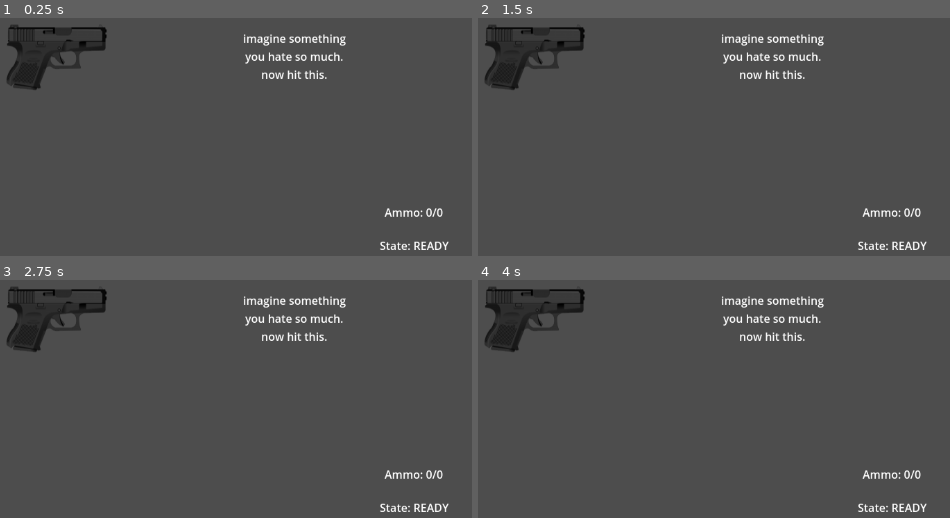
Above: before the commit, frames 1-4 (two rows, left to right).
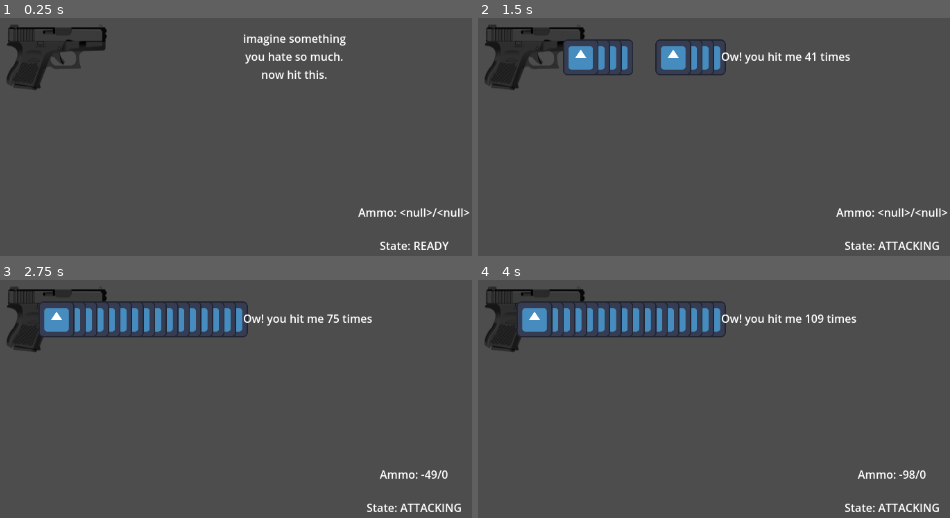
Above: after the commit, the same moments.

Repository: Sparrowworks/Vanguard
Game: Godot game, scene res://test_scene/test_ranged/test_ranged.tscn
Same seed, same stepped clock (60 frames per second), same inputs: the game is played once before the commit and once after it. This scene is started directly instead of the project's main scene. The engine's default icon, where the game draws it, is replaced by a stand-in: a white triangle on a blue panel in a dark square.
Inputs (mouse positions are in pixels of both pictures, inside the frame that each line leads up to):
- Up to frame 1 (0.25 s): no input
- Up to frame 2 (1.5 s): tap Enter at 0.5 s; move the mouse to (728, 29) at 0.52 s; press the mouse at (728, 29) at 0.53 s; tap E (equip) at 0.6 s; tap Space at 1.25 s; move the mouse to (outside the picture) at 1.27 s; release the mouse at (outside the picture) at 1.28 s; click (outside the picture) at 1.35 s
- Up to frame 3 (2.75 s): tap E (equip) at 1.55, 2.1 s; tap Enter at 2 s; move the mouse to (outside the picture) at 2.02 s; press the mouse at (outside the picture) at 2.03 s
- Up to frame 4 (4 s): tap Space at 2.75 s; move the mouse to (511, 403) at 2.77 s; release the mouse at (511, 403) at 2.78 s; click (511, 403) at 2.85 s; tap E (equip) at 3.05, 3.6 s; tap Enter at 3.5 s; move the mouse to (789, 382) at 3.52 s; press the mouse at (789, 382) at 3.53 s

The runs differ from the first frame. In frame 1, 0.5% of the frame differs, in the area x 75-100%, y 79-84%; in frame 2, 5.0%; in frame 3, 6.3%; in frame 4, 6.3%, in the area x 8-98%, y 6-98%.
Error before the commit: Parse Error: Function "shoot()" not found in base self. (res://weapons/pistol/pistol.gd:8)

Commit message:
mag and ammo data emission

Diff:
--- a/blueprints/ranged/ranged.gd
+++ b/blueprints/ranged/ranged.gd
@@ -174,6 +174,13 @@
 #endregion
 
 #region Misc
+func on_weapon_timer_timeout() -> void:
+	collected_data = {
+		"ammo": current_ammo,
+		"mag": current_mag,
+		}
+	super.on_weapon_timer_timeout()
+
 func _string_to_enum(value:String) -> int:
 	match value:
 		"AUTOMATIC": return true
--- a/debugger/debugger.gd
+++ b/debugger/debugger.gd
@@ -9,29 +9,33 @@
 func connect_signals(ranged_weapons:Array[Node]) -> void:
 	for ranged in ranged_weapons:
 		ranged.weapon_ready.connect(debug_weapon_ready)
-		ranged.weapon_firing.connect(debug_weapon_firing)
-		ranged.weapon_reloading.connect(debug_weapon_reloading)
+		ranged.weapon_attacking.connect(debug_weapon_attacking)
+		ranged.weapon_charging.connect(debug_weapon_charging)
+		ranged.weapon_refilling.connect(debug_weapon_refilling)
 		ranged.state_updated.connect(debug_state_updated)
 		ranged.stat_kit_equipped.connect(debug_stat_kit_equipped)
 		ranged.stat_kit_unequipped.connect(debug_stat_kit_unequipped)
 		ranged.emission_kit_equipped.connect(debug_emission_kit_equipped)
 		ranged.reload_mode_changed.connect(debug_reload_mode_changed)
 		ranged.firing_mode_changed.connect(debug_firing_mode_changed)
-		ranged.ranged_timer.timeout.connect(debug_ranged_weapons_timeout)
+		ranged.weapon_timer.timeout.connect(debug_ranged_weapons_timeout)
 
-func debug_weapon_ready(mag:int, ammo:int) -> void:
-	print("Weapon ready! Mag: %d, Ammo: %d" % [mag,ammo])
+func debug_weapon_ready(data: Dictionary) -> void:
+	print("Weapon ready! Mag: %d, Ammo: %d" % [data.get("mag"), data.get("ammo")])
 
-func debug_weapon_firing() -> void:
+func debug_weapon_charging() -> void:
+	print("Started charging")
+
+func debug_weapon_attacking() -> void:
 	print("Started shooting")
 
-func debug_weapon_reloading() -> void:
+func debug_weapon_refilling() -> void:
 	print("Started reloading")
 
 func debug_state_updated(new_state: String) -> void:
 	print("Weapon state changed to %s" % [new_state])
 
-func debug_stat_kit_equipped(kit:RangedStatKit) -> void:
+func debug_stat_kit_equipped(kit: RangedStatKit) -> void:
 	print(
 		"Stat kit Equipped!
 		Name: %s, Magazine: %d, Ammo: %d, ReloadTime: %f, ReloadTimeEmpty: %f, Firerate: %f" %
@@ -41,7 +45,7 @@
 		]
 	)
 
-func debug_stat_kit_unequipped(kit:RangedStatKit) -> void:
+func debug_stat_kit_unequipped(kit: RangedStatKit) -> void:
 	print(
 		"Stat kit Un-Equipped!
 		Name: %s, Magazine: %d, Ammo: %d, ReloadTime: %f, ReloadTimeEmpty: %f, Firerate: %f" %
@@ -51,16 +55,16 @@
 		]
 	)
 
-func debug_emission_kit_equipped(kit:RangedEmissionKit) -> void:
+func debug_emission_kit_equipped(kit: RangedEmissionKit) -> void:
 	print(
 		"Emission kit Equipped!
 		Name: %s" % [kit.resource_name]
 	)
 
-func debug_reload_mode_changed(old_reload_mode:int, new_reload_mode:int) -> void:
+func debug_reload_mode_changed(old_reload_mode: int, new_reload_mode: int) -> void:
 	print("Reload mode changed from %d to %d" % [old_reload_mode, new_reload_mode])
 
-func debug_firing_mode_changed(old_firing_mode:int, new_firing_mode:int) -> void:
+func debug_firing_mode_changed(old_firing_mode: int, new_firing_mode: int) -> void:
 	print("Firing mode changed from %d to %d" % [old_firing_mode, new_firing_mode])
 
 func debug_ranged_weapons_timeout() -> void:
--- a/ui/ui.gd
+++ b/ui/ui.gd
@@ -6,8 +6,8 @@
 	ranged_weapon.state_updated.connect(_on_pistol_state_updated)
 	ranged_weapon.weapon_ready.connect(_on_pistol_weapon_ready)
 
-func _on_pistol_state_updated(new_state: String) -> void:
-	%StateLabel.text = "State: " + new_state
+func _on_pistol_state_updated(state: String) -> void:
+	%StateLabel.text = "State: " + state
 
-func _on_pistol_weapon_ready(mag: int, ammo: int) -> void:
-	%AmmoLabel.text = "Ammo: " + str(mag) + "/" + str(ammo)
+func _on_pistol_weapon_ready(data: Dictionary) -> void:
+	%AmmoLabel.text = "Ammo: " + str(data.get("mag")) + "/" + str(data.get("ammo"))
--- a/weapons/pistol/pistol.gd
+++ b/weapons/pistol/pistol.gd
@@ -5,10 +5,10 @@
 
 func _process(_delta: float) -> void:
 	if Input.is_action_pressed("shoot"):
-		shoot()
+		attack()
 
 	if Input.is_action_just_pressed("reload"):
-		reload()
+		refill()
 
 	if Input.is_action_just_pressed("equip"):
 		if has_stat_kit(extended_mag):
